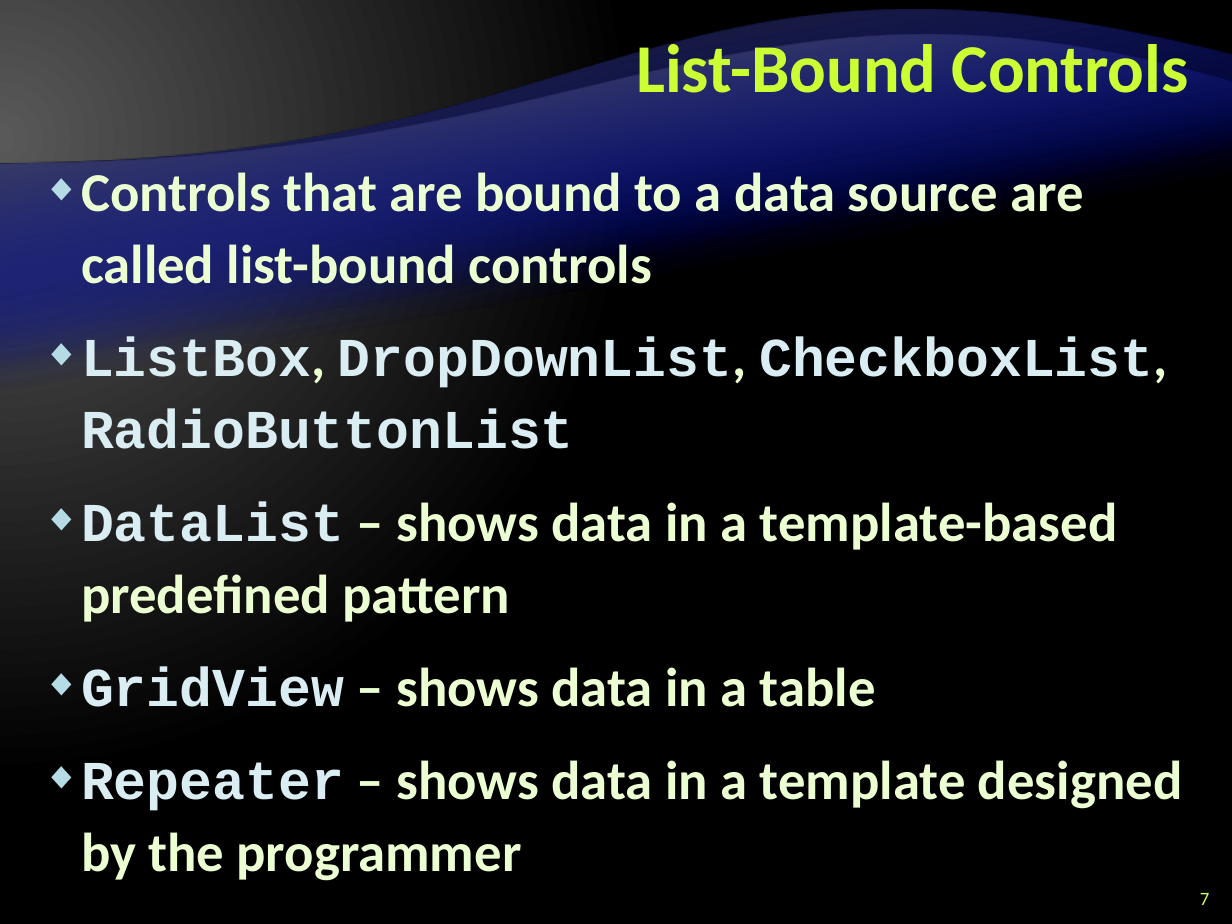
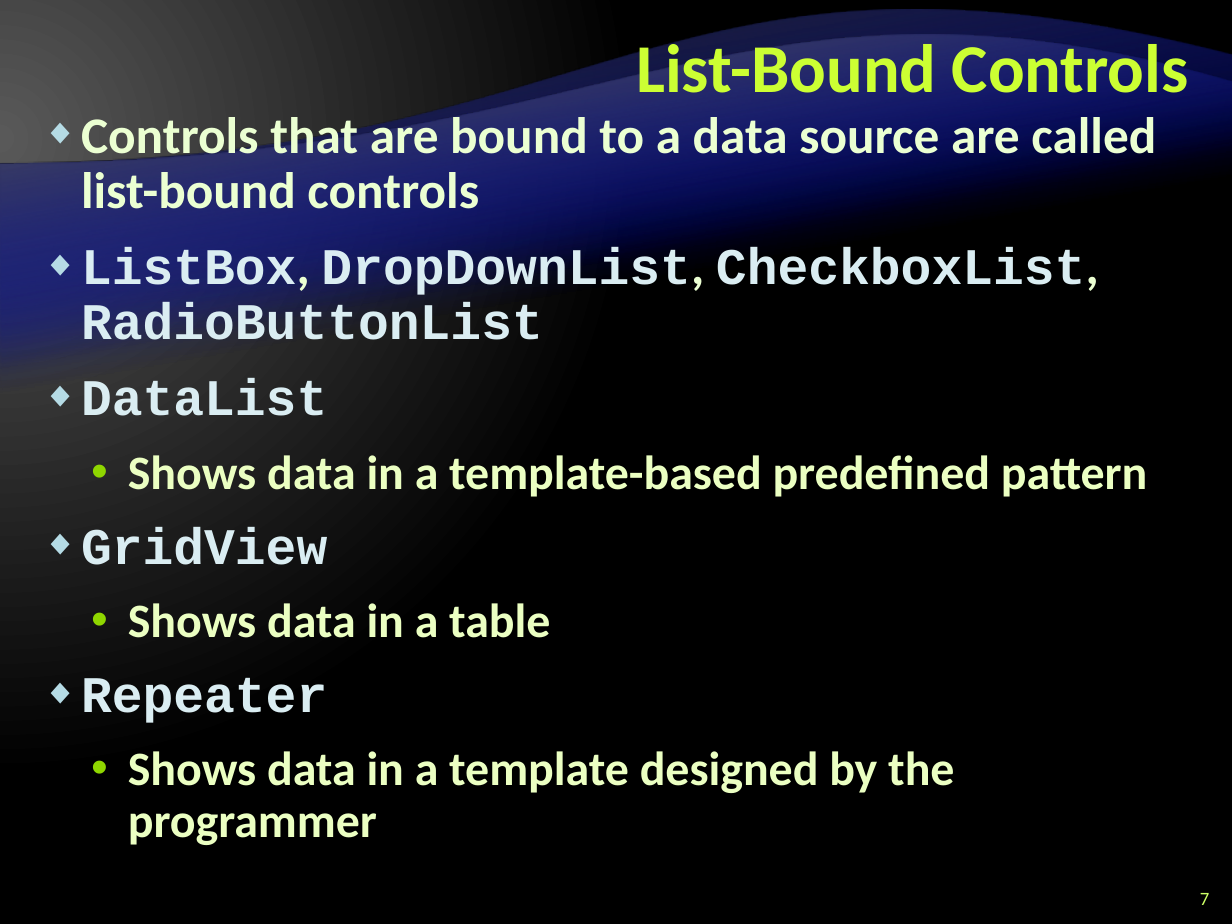
Before and after one commit to Graveheart/aspnetcourse, a slide deck: slide 7 of 2010/lectures/9. ASP.NET-Data-Binding.pptx. Drawn at 1232x924 pixels with LibreOffice and Linux fonts; fonts in the diff are those of the drawing; background and template pictures are left out. Boxes give left, top, right and bottom in pixels: in the first picture for what was removed or moved away, otherwise in the second. Text is boxed around its words. In the diff, an @@ line names an element or a change of style, - is before the commit and + after.

Commit message:
fixing the data binding lecture

```diff
--- a/2010/lectures/9. ASP.NET-Data-Binding.pptx
+++ b/2010/lectures/9. ASP.NET-Data-Binding.pptx
@@ text "Controls that are bound to ...": place and size @@
-text "Controls that are bound to ..." at [81,172,1182,881]
+text "Controls that are bound to ..." at [81,110,1156,845]
@@ text at [81,110,1156,354]: size 32 to 30 pt in "Controls that are bound to a data ...", "ListBox, DropDownList, CheckboxList, RadioButtonList"; line spacing 1.1 to 0.9 @@
@@ text at [81,378,1147,845]: text changed; size 32 to 28 pt; text colour #EBFFD2 to #EBFFC2 @@
-◆ DataList – shows data in a template-based predefined pattern
-◆ GridView – shows data in a table
-◆ Repeater – shows data in a template designed by the programmer
+◆ DataList
+  • Shows data in a template-based predefined pattern
+◆ GridView
+  • Shows data in a table
+◆ Repeater
+  • Shows data in a template designed by the programmer
```
Also in this commit, not shown: 17 other slides changed.
